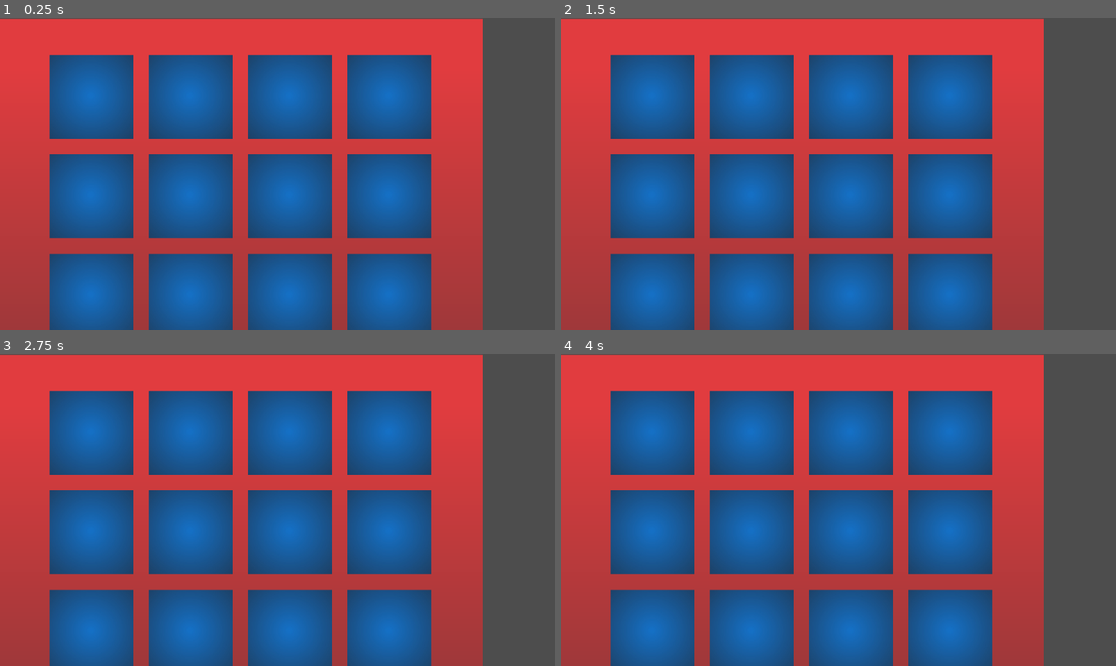
Above: before the commit, frames 1-4 (two rows, left to right).
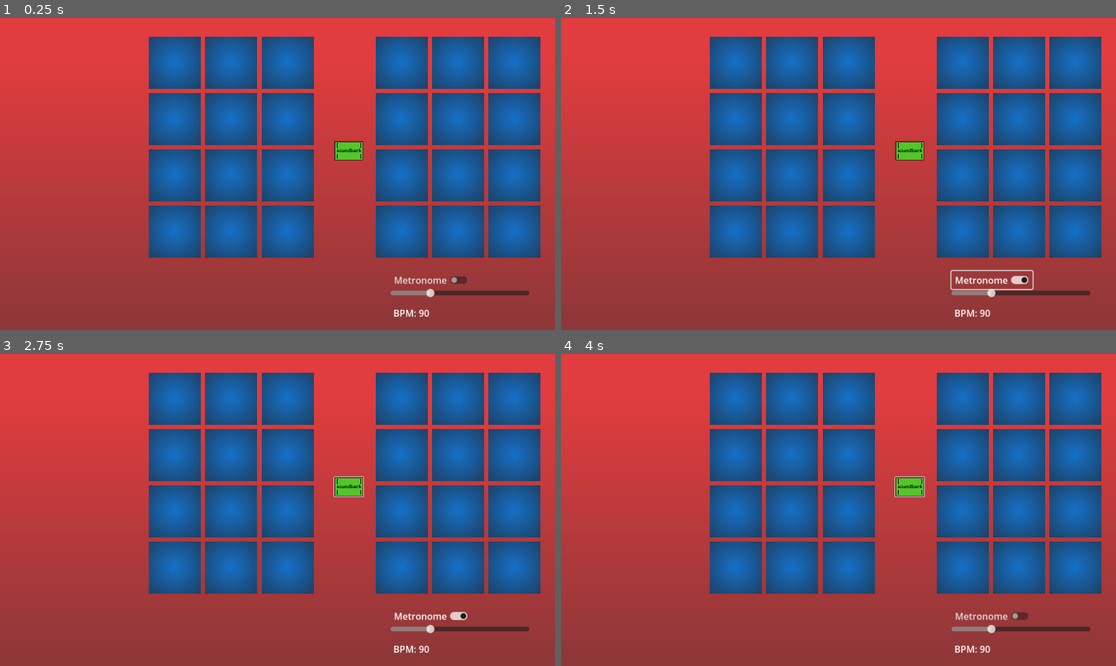
Above: after the commit, the same moments.

Repository: avery-gallant/hci-group-project
Game: Godot game, scene res://scenes/station.tscn
Two runs of this game, one before a commit and one after it. Both use one fixed random seed, a clock stepped at 60 frames per second and the inputs below.
Inputs (mouse positions are in pixels of both pictures, inside the frame that each line leads up to):
- Up to frame 1 (0.25 s): no input
- Up to frame 2 (1.5 s): click (910, 152) at 0.52 s; click (993, 280) at 1.25 s, where only the run after the commit has a clickable "Metronome"
- Up to frame 3 (2.75 s): click (349, 488) at 2.02 s
- Up to frame 4 (4 s): click (993, 616) at 2.75 s, where only the run after the commit has a clickable "Metronome"; click (910, 488) at 3.52 s

The runs differ from the first frame. In frame 1, 64% of the frame differs, in the area x 0-100%, y 0-100%; in frame 2, 64%; in frame 3, 64%; in frame 4, 64%.

Commit message:
resized screen and widgets

Diff:
--- a/Hci project/project.godot
+++ b/Hci project/project.godot
@@ -15,6 +15,11 @@
 config/features=PackedStringArray("4.3", "Forward Plus")
 config/icon="res://icon.svg"
 
+[display]
+
+window/size/viewport_width=1920
+window/size/viewport_height=1080
+
 [input_devices]
 
 pointing/emulate_touch_from_mouse=true
--- /dev/null
+++ b/Hci project/scenes/grid_1.gd
@@ -0,0 +1,16 @@
+extends Node2D
+
+@export var spacing : float
+@export var buttonWidth : float
+@export var dimensions : Vector2
+
+func _ready():
+	position.x = 1920 - 50 - dimensions.x*(buttonWidth + spacing)
+	position.y = 50
+	var pos = position
+	var xIndex : int = 0
+	var yIndex : int = 0
+	for button in get_children():
+		button.position = Vector2(spacing + xIndex*(buttonWidth+spacing), spacing + yIndex*(buttonWidth+spacing))
+		if((xIndex+1)%int(dimensions.x) == 0): yIndex+=1
+		xIndex = (xIndex+1)%int(dimensions.x)
--- /dev/null
+++ b/Hci project/scenes/grid_2.gd
@@ -0,0 +1,17 @@
+extends Node2D
+
+@export var spacing : float
+@export var buttonWidth : float
+@export var dimensions : Vector2
+@export var gridGap: float
+
+func _ready():
+	position.x = 1920 - 50 - 2*(dimensions.x*(buttonWidth + spacing)) - gridGap
+	position.y = 50
+	var pos = position
+	var xIndex : int = 0
+	var yIndex : int = 0
+	for button in get_children():
+		button.position = Vector2(spacing + xIndex*(buttonWidth+spacing), spacing + yIndex*(buttonWidth+spacing))
+		if((xIndex+1)%int(dimensions.x) == 0): yIndex+=1
+		xIndex = (xIndex+1)%int(dimensions.x)
--- a/Hci project/scenes/metronome.tscn
+++ b/Hci project/scenes/metronome.tscn
@@ -12,12 +12,14 @@
 [node name="toggleMetronome" type="CheckButton" parent="."]
 offset_right = 140.0
 offset_bottom = 31.0
+scale = Vector2(2, 2)
 text = "Metronome"
 
 [node name="bpmSlider" type="HSlider" parent="."]
-offset_top = 35.0
-offset_right = 327.0
-offset_bottom = 74.0
+offset_top = 60.0
+offset_right = 240.0
+offset_bottom = 76.0
+scale = Vector2(2, 2)
 min_value = 10.0
 max_value = 300.0
 value = 90.0
--- a/Hci project/scenes/station.tscn
+++ b/Hci project/scenes/station.tscn
@@ -1,80 +1,114 @@
-[gd_scene load_steps=6 format=3 uid="uid://4sdb1k7368h3"]
+[gd_scene load_steps=7 format=3 uid="uid://4sdb1k7368h3"]
 
 [ext_resource type="Texture2D" uid="uid://c3pochkd1tv15" path="res://texture/background.png" id="1_ya6gq"]
+[ext_resource type="Script" path="res://scenes/grid_1.gd" id="2_hsirv"]
 [ext_resource type="PackedScene" uid="uid://bkqm36ehhqyxk" path="res://scenes/soundbutton.tscn" id="2_y2sr4"]
+[ext_resource type="Script" path="res://scenes/grid_2.gd" id="4_6etgw"]
 [ext_resource type="PackedScene" uid="uid://lhgkadjaplcf" path="res://scenes/metronome.tscn" id="5_8ahy3"]
 [ext_resource type="Texture2D" uid="uid://ddyup8d3jy758" path="res://texture/Screenshot 2024-11-02 173809.png" id="5_kq2bn"]
 
-[sub_resource type="RectangleShape2D" id="RectangleShape2D_7a8xa"]
-size = Vector2(1000, 800)
-
 [node name="Station" type="Node2D"]
 
-[node name="Area2D" type="Area2D" parent="."]
-
-[node name="CollisionShape2D" type="CollisionShape2D" parent="Area2D"]
-position = Vector2(500, 400)
-shape = SubResource("RectangleShape2D_7a8xa")
-
-[node name="Background" type="Sprite2D" parent="Area2D"]
-position = Vector2(499, 402.5)
-scale = Vector2(0.523958, 0.741667)
+[node name="background" type="Sprite2D" parent="."]
+z_as_relative = false
+position = Vector2(960, 540)
 texture = ExtResource("1_ya6gq")
 
-[node name="SoundButton" parent="." instance=ExtResource("2_y2sr4")]
-position = Vector2(103, 77)
-scale = Vector2(0.348, 0.348)
+[node name="soundButtons" type="Node2D" parent="."]
 
-[node name="SoundButton2" parent="." instance=ExtResource("2_y2sr4")]
-position = Vector2(309, 77)
-scale = Vector2(0.348, 0.348)
+[node name="grid1" type="Node2D" parent="soundButtons"]
+script = ExtResource("2_hsirv")
+spacing = 15.0
+buttonWidth = 180.0
+dimensions = Vector2(3, 4)
 
-[node name="SoundButton3" parent="." instance=ExtResource("2_y2sr4")]
-position = Vector2(515, 77)
-scale = Vector2(0.348, 0.348)
+[node name="SoundButton" parent="soundButtons/grid1" instance=ExtResource("2_y2sr4")]
+z_index = 1
 
-[node name="SoundButton4" parent="." instance=ExtResource("2_y2sr4")]
-position = Vector2(721, 77)
-scale = Vector2(0.348, 0.348)
+[node name="SoundButton2" parent="soundButtons/grid1" instance=ExtResource("2_y2sr4")]
+z_index = 1
 
-[node name="SoundButton5" parent="." instance=ExtResource("2_y2sr4")]
-position = Vector2(103, 283)
-scale = Vector2(0.348, 0.348)
+[node name="SoundButton3" parent="soundButtons/grid1" instance=ExtResource("2_y2sr4")]
+z_index = 1
 
-[node name="SoundButton6" parent="." instance=ExtResource("2_y2sr4")]
-position = Vector2(309, 283)
-scale = Vector2(0.348, 0.348)
+[node name="SoundButton4" parent="soundButtons/grid1" instance=ExtResource("2_y2sr4")]
+z_index = 1
 
-[node name="SoundButton7" parent="." instance=ExtResource("2_y2sr4")]
-position = Vector2(515, 283)
-scale = Vector2(0.348, 0.348)
+[node name="SoundButton5" parent="soundButtons/grid1" instance=ExtResource("2_y2sr4")]
+z_index = 1
 
-[node name="SoundButton8" parent="." instance=ExtResource("2_y2sr4")]
-position = Vector2(721, 283)
-scale = Vector2(0.348, 0.348)
+[node name="SoundButton6" parent="soundButtons/grid1" instance=ExtResource("2_y2sr4")]
+z_index = 1
 
-[node name="SoundButton9" parent="." instance=ExtResource("2_y2sr4")]
-position = Vector2(103, 490)
-scale = Vector2(0.348, 0.348)
+[node name="SoundButton7" parent="soundButtons/grid1" instance=ExtResource("2_y2sr4")]
+z_index = 1
 
-[node name="SoundButton10" parent="." instance=ExtResource("2_y2sr4")]
-position = Vector2(309, 490)
-scale = Vector2(0.348, 0.348)
+[node name="SoundButton8" parent="soundButtons/grid1" instance=ExtResource("2_y2sr4")]
+z_index = 1
 
-[node name="SoundButton11" parent="." instance=ExtResource("2_y2sr4")]
-position = Vector2(515, 490)
-scale = Vector2(0.348, 0.348)
+[node name="SoundButton9" parent="soundButtons/grid1" instance=ExtResource("2_y2sr4")]
+z_index = 1
 
-[node name="SoundButton12" parent="." instance=ExtResource("2_y2sr4")]
-position = Vector2(721, 490)
-scale = Vector2(0.348, 0.348)
+[node name="SoundButton10" parent="soundButtons/grid1" instance=ExtResource("2_y2sr4")]
+z_index = 1
 
-[node name="Button" type="Button" parent="."]
-offset_left = 446.0
-offset_top = 698.0
-offset_right = 547.0
-offset_bottom = 766.0
+[node name="SoundButton11" parent="soundButtons/grid1" instance=ExtResource("2_y2sr4")]
+z_index = 1
+
+[node name="SoundButton12" parent="soundButtons/grid1" instance=ExtResource("2_y2sr4")]
+z_index = 1
+
+[node name="grid2" type="Node2D" parent="soundButtons"]
+script = ExtResource("4_6etgw")
+spacing = 15.0
+buttonWidth = 180.0
+dimensions = Vector2(3, 4)
+gridGap = 200.0
+
+[node name="SoundButton" parent="soundButtons/grid2" instance=ExtResource("2_y2sr4")]
+z_index = 1
+
+[node name="SoundButton2" parent="soundButtons/grid2" instance=ExtResource("2_y2sr4")]
+z_index = 1
+
+[node name="SoundButton3" parent="soundButtons/grid2" instance=ExtResource("2_y2sr4")]
+z_index = 1
+
+[node name="SoundButton4" parent="soundButtons/grid2" instance=ExtResource("2_y2sr4")]
+z_index = 1
+
+[node name="SoundButton5" parent="soundButtons/grid2" instance=ExtResource("2_y2sr4")]
+z_index = 1
+
+[node name="SoundButton6" parent="soundButtons/grid2" instance=ExtResource("2_y2sr4")]
+z_index = 1
+
+[node name="SoundButton7" parent="soundButtons/grid2" instance=ExtResource("2_y2sr4")]
+z_index = 1
+
+[node name="SoundButton8" parent="soundButtons/grid2" instance=ExtResource("2_y2sr4")]
+z_index = 1
+
+[node name="SoundButton9" parent="soundButtons/grid2" instance=ExtResource("2_y2sr4")]
+z_index = 1
+
+[node name="SoundButton10" parent="soundButtons/grid2" instance=ExtResource("2_y2sr4")]
+z_index = 1
+
+[node name="SoundButton11" parent="soundButtons/grid2" instance=ExtResource("2_y2sr4")]
+z_index = 1
+
+[node name="SoundButton12" parent="soundButtons/grid2" instance=ExtResource("2_y2sr4")]
+z_index = 1
+
+[node name="sounbank" type="Button" parent="."]
+z_index = 1
+offset_left = 1156.0
+offset_top = 426.0
+offset_right = 1257.0
+offset_bottom = 494.0
 icon = ExtResource("5_kq2bn")
 
 [node name="metronome" parent="." instance=ExtResource("5_8ahy3")]
-position = Vector2(0, 700)
+z_index = 1
+position = Vector2(1351, 876)
Not shown, added: Hci project/souds/08 Swiny House 100 BPM IZM(1).wav.import
Binary file changed: Hci project/texture/button_pressed.jpg
Binary file changed: Hci project/texture/button_still.jpg
Not shown, added: Hci project/souds/08 Swiny House 100 BPM IZM(1).wav
